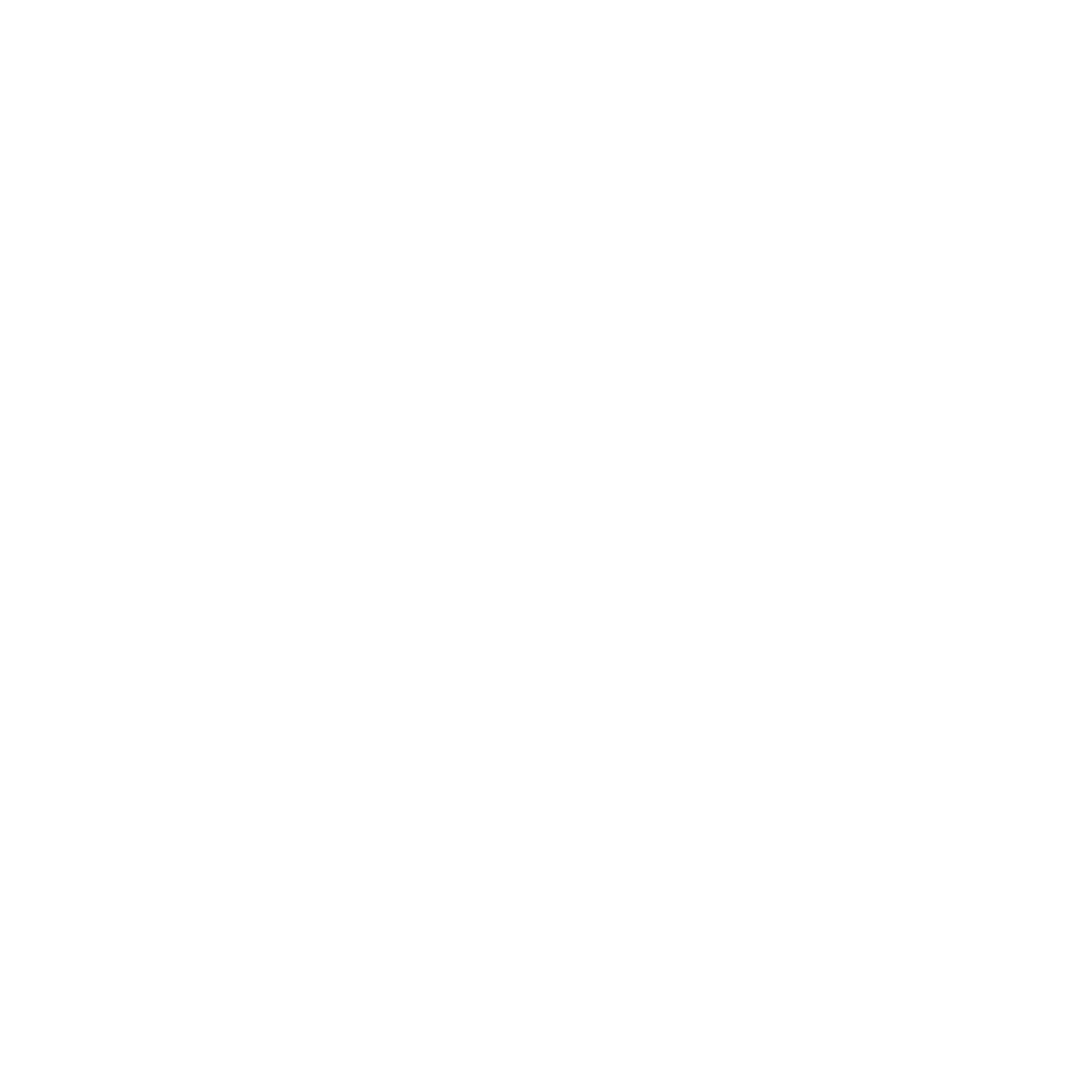
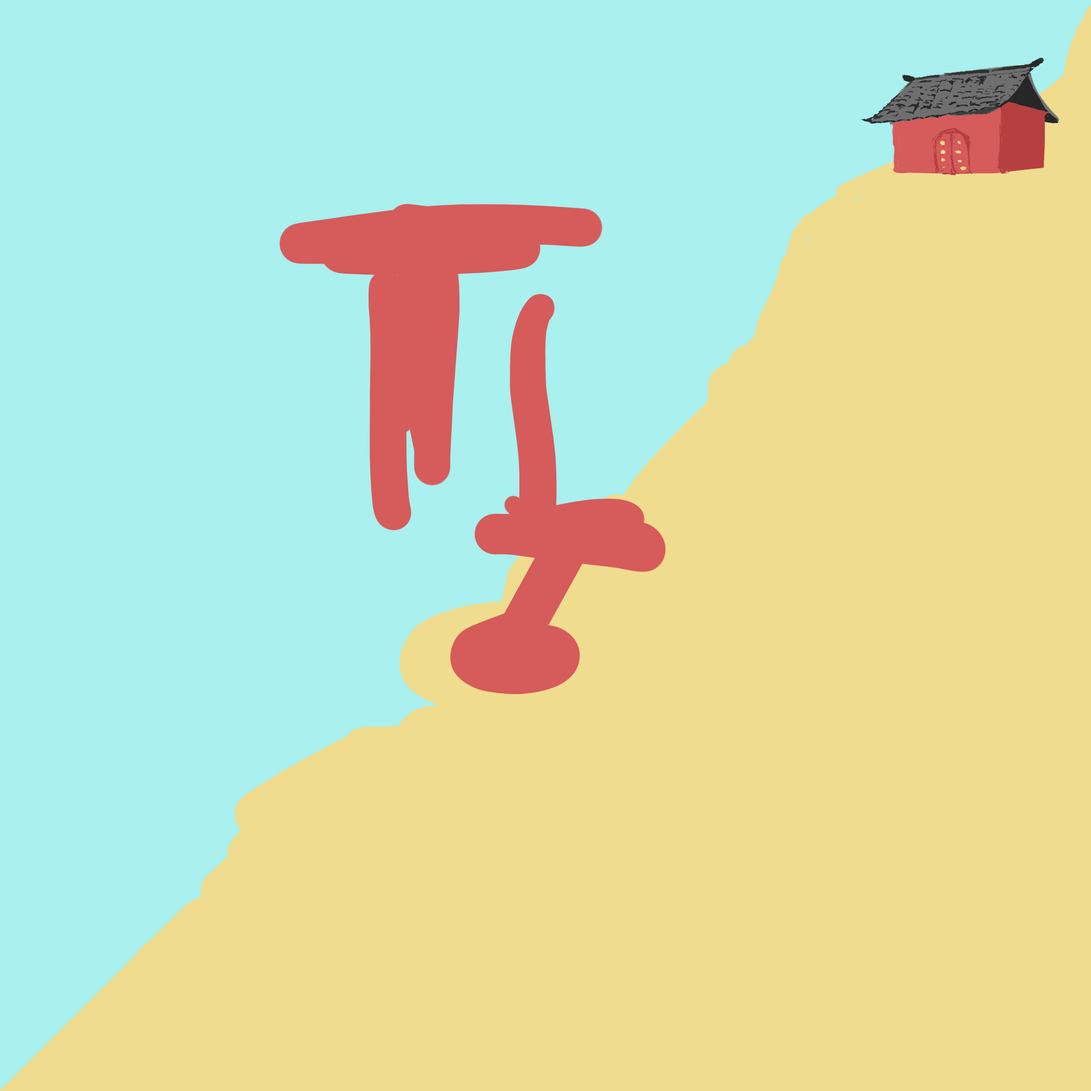
Two versions of the same layered image (1091 × 1091). Layer-by-layer changes:
renamed "图层 2" to "house", painted on it over <box>279,57,1061,573</box>
renamed "图层 1" to "back ground", painted on it over <box>0,0,1091,1091</box>
